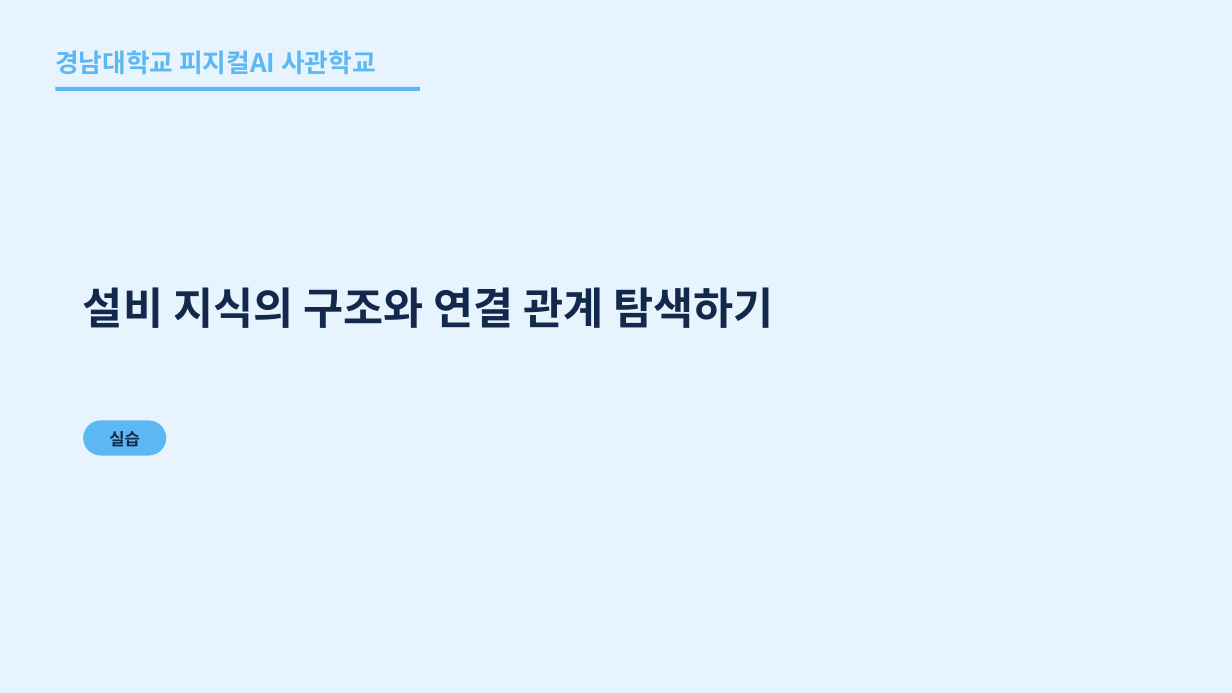
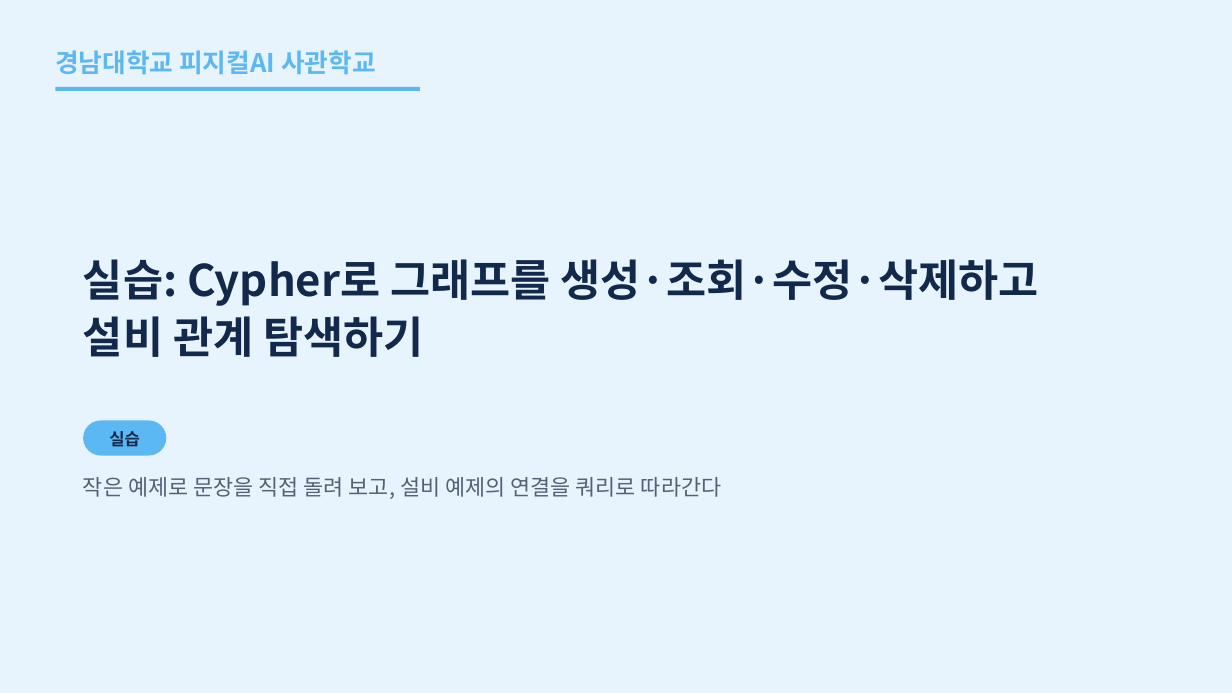
Before and after one commit to uengine-oss/hyd-iot-edu, a slide deck: slide 56 of workspace/강의제작/산출물/통합반/이론/02회차/통합반_02일차.pptx (slide 68 before the commit). Drawn at 1232x693 pixels with LibreOffice and Linux fonts; fonts in the diff are those of the drawing. Boxes give left, top, right and bottom in pixels: in the first picture for what was removed or moved away, otherwise in the second. Text is boxed around its words. In the diff, an @@ line names an element or a change of style, - is before the commit and + after.

```diff
--- a/workspace/강의제작/산출물/통합반/이론/02회차/통합반_02일차.pptx
+++ b/workspace/강의제작/산출물/통합반/이론/02회차/통합반_02일차.pptx
@@ text at (83, 259, 1039, 357): text changed @@
-설비 지식의 구조와 연결 관계 탐색하기
+실습: Cypher로 그래프를 생성·조회·수정·삭제하고
+설비 관계 탐색하기
@@ text added at (83, 477, 721, 499), 17 pt, text #556175 @@
+작은 예제로 문장을 직접 돌려 보고, 설비 예제의 연결을 쿼리로 따라간다
```
Also in this commit, not shown: 28 other slides changed, 40 slides added, 50 slides removed, 25 other files.
